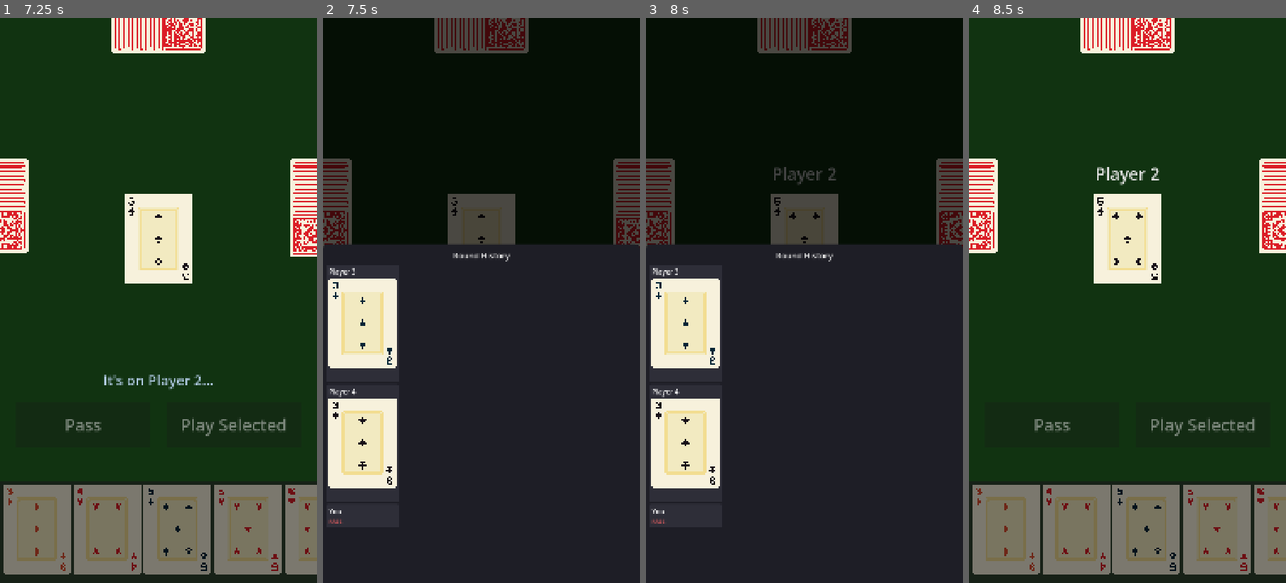
Above: before the commit, frames 1-4 (left to right).
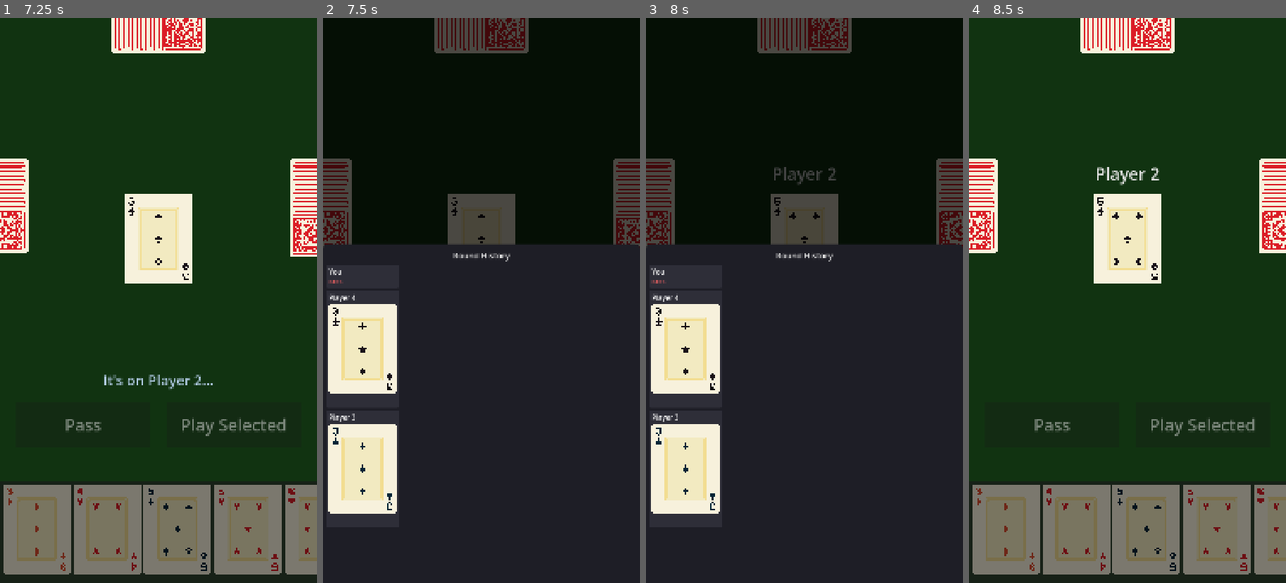
Above: after the commit, the same moments.

Repository: binhrobles/thirteen
Game: Godot game, scene res://scenes/main.tscn
The game is run twice, just before and just after one commit, with the same random seed, the same clock (stepped at 60 frames per second) and the same inputs.
Inputs (mouse positions are in pixels of both pictures, inside the frame that each line leads up to):
- Up to frame 1 (7.25 s): tap Enter at 0.5, 2, 3.5 s; drag from (158, 277) to (190, 176) at 0.52 s; tap Space at 1.25, 2.75, 4.25 s; drag from (95, 328) to (142, 413) at 1.27 s; move the mouse to (190, 176) at 2.02 s; click (190, 176) at 2.17 s; drag from (142, 413) to (63, 215) at 2.77 s; move the mouse to (253, 385) at 3.52 s; click (253, 385) at 3.67 s; drag from (63, 215) to (110, 159) at 4.27 s; click "Play Selected" at 5 s; click "Play Selected" at 5.75 s; click "Pass" at 6.5 s
- Up to frame 2 (7.5 s): move the mouse to (497, 300) at 7.27 s; click (497, 300) at 7.42 s
- Up to frame 3 (8 s): no input
- Up to frame 4 (8.5 s): drag from (1079, 159) to (1064, 328) at 8.02 s

Frame 1 is identical in both runs. In frame 2, 5.6% of the frame differs, in the area x 1-24%, y 44-90%; in frame 3, 5.6%; in frame 4, nothing differs.

Commit message:
Invert play history order to show newest first
- Modified _populate_history() to iterate in reverse order
- Most recent play now appears at top of history drawer
- Scrolling down shows older plays from the round
- Improves UX by showing current state first

Fixes: thirteen-vibes-fpk

Co-Authored-By: Claude Sonnet 4.5 <noreply@anthropic.com>

Diff:
--- a/scripts/play_history_drawer.gd
+++ b/scripts/play_history_drawer.gd
@@ -129,8 +129,9 @@
 		history_list.add_child(empty_label)
 		return
 
-	# Add each play as an entry
-	for entry in current_round_plays:
+	# Add each play as an entry (newest first)
+	for i in range(current_round_plays.size() - 1, -1, -1):
+		var entry = current_round_plays[i]
 		var play_entry := _create_play_entry(entry)
 		history_list.add_child(play_entry)
 
Not shown, changed: .beads/issues.jsonl
